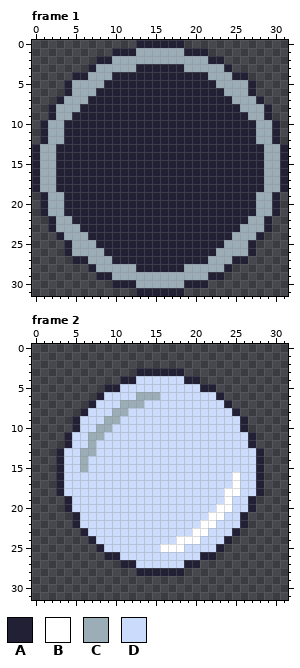
Pixel-art file: sprite/btn.aseprite. Above is the file before it was changed.
32x32 pixels, 2 frames. Shown: frame 1, frame 2.
Palette (. is transparent): A #222034  B #ffffff  C #9badb7  D #cbdbfc
Once edited:
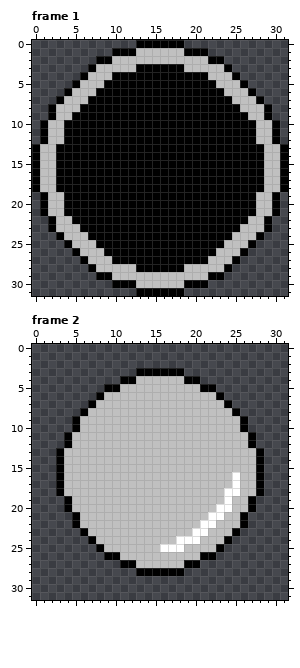
Change:
@@ palette @@
-A #222034
+A #000000
-D #cbdbfc
+D #c0c0c0
--- frame 1, layer "bg"
@@ x 0..31 @@
  0 .............AAAAAA.............
- 1 ..........AAACCCCCCAAA..........
- 2 ........AACCCCCCCCCCCCAA........
- 3 .......ACCCCCAAAAAACCCCCA.......
- 4 .....AACCCAAAAAAAAAAAACCCAA.....
- 5 ....ACCCCAAAAAAAAAAAAAACCCCA....
- 6 ....ACCCAAAAAAAAAAAAAAAACCCA....
- 7 ...ACCCAAAAAAAAAAAAAAAAAACCCA...
- 8 ..ACCCAAAAAAAAAAAAAAAAAAAACCCA..
- 9 ..ACCAAAAAAAAAAAAAAAAAAAAAACCA..
-10 .ACCAAAAAAAAAAAAAAAAAAAAAAAACCA.
-11 .ACCAAAAAAAAAAAAAAAAAAAAAAAACCA.
-12 .ACCAAAAAAAAAAAAAAAAAAAAAAAACCA.
-13 ACCAAAAAAAAAAAAAAAAAAAAAAAAAACCA
-14 ACCAAAAAAAAAAAAAAAAAAAAAAAAAACCA
-15 ACCAAAAAAAAAAAAAAAAAAAAAAAAAACCA
-16 ACCAAAAAAAAAAAAAAAAAAAAAAAAAACCA
-17 ACCAAAAAAAAAAAAAAAAAAAAAAAAAACCA
-18 ACCAAAAAAAAAAAAAAAAAAAAAAAAAACCA
-19 .ACCAAAAAAAAAAAAAAAAAAAAAAAACCA.
-20 .ACCAAAAAAAAAAAAAAAAAAAAAAAACCA.
-21 .ACCAAAAAAAAAAAAAAAAAAAAAAAACCA.
-22 ..ACCAAAAAAAAAAAAAAAAAAAAAACCA..
-23 ..ACCCAAAAAAAAAAAAAAAAAAAACCCA..
-24 ...ACCCAAAAAAAAAAAAAAAAAACCCA...
-25 ....ACCCAAAAAAAAAAAAAAAACCCA....
-26 ....ACCCCAAAAAAAAAAAAAACCCCA....
-27 .....AACCCAAAAAAAAAAAACCCAA.....
-28 .......ACCCCCAAAAAACCCCCA.......
-29 ........AACCCCCCCCCCCCAA........
-30 ..........AAACCCCCCAAA..........
+ 1 ..........AAADDDDDDAAA..........
+ 2 ........AADDDDDDDDDDDDAA........
+ 3 .......ADDDDDAAAAAADDDDDA.......
+ 4 ......ADDDAAAAAAAAAAAADDDA......
+ 5 .....ADDDAAAAAAAAAAAAAADDDA.....
+ 6 ....ADDDAAAAAAAAAAAAAAAADDDA....
+ 7 ...ADDDAAAAAAAAAAAAAAAAAADDDA...
+ 8 ..ADDDAAAAAAAAAAAAAAAAAAAADDDA..
+ 9 ..ADDAAAAAAAAAAAAAAAAAAAAAADDA..
+10 .ADDAAAAAAAAAAAAAAAAAAAAAAAADDA.
+11 .ADDAAAAAAAAAAAAAAAAAAAAAAAADDA.
+12 .ADDAAAAAAAAAAAAAAAAAAAAAAAADDA.
+13 ADDAAAAAAAAAAAAAAAAAAAAAAAAAADDA
+14 ADDAAAAAAAAAAAAAAAAAAAAAAAAAADDA
+15 ADDAAAAAAAAAAAAAAAAAAAAAAAAAADDA
+16 ADDAAAAAAAAAAAAAAAAAAAAAAAAAADDA
+17 ADDAAAAAAAAAAAAAAAAAAAAAAAAAADDA
+18 ADDAAAAAAAAAAAAAAAAAAAAAAAAAADDA
+19 .ADDAAAAAAAAAAAAAAAAAAAAAAAADDA.
+20 .ADDAAAAAAAAAAAAAAAAAAAAAAAADDA.
+21 .ADDAAAAAAAAAAAAAAAAAAAAAAAADDA.
+22 ..ADDAAAAAAAAAAAAAAAAAAAAAADDA..
+23 ..ADDDAAAAAAAAAAAAAAAAAAAADDDA..
+24 ...ADDDAAAAAAAAAAAAAAAAAADDDA...
+25 ....ADDDAAAAAAAAAAAAAAAADDDA....
+26 .....ADDDAAAAAAAAAAAAAADDDA.....
+27 ......ADDDAAAAAAAAAAAADDDA......
+28 .......ADDDDDAAAAAADDDDDA.......
+29 ........AADDDDDDDDDDDDAA........
+30 ..........AAADDDDDDAAA..........
 31 .............AAAAAA.............
--- frame 2, layer "btn"
@@ x 4..17 @@
  5 .....AADDDDDDD
- 6 ....ADDDDCCCDD
- 7 ...ADDDCCCDDDD
- 8 ..ADDDCCDDDDDD
- 9 .ADDDCCDDDDDDD
-10 .ADDCCDDDDDDDD
-11 ADDCCDDDDDDDDD
-12 ADDCDDDDDDDDDD
-13 DDCCDDDDDDDDDD
-14 DDCDDDDDDDDDDD
-15 DDCDDDDDDDDDDD
+ 6 ....ADDDDDDDDD
+ 7 ...ADDDDDDDDDD
+ 8 ..ADDDDDDDDDDD
+ 9 .ADDDDDDDDDDDD
+10 .ADDDDDDDDDDDD
+11 ADDDDDDDDDDDDD
+12 ADDDDDDDDDDDDD
+13 DDDDDDDDDDDDDD
+14 DDDDDDDDDDDDDD
+15 DDDDDDDDDDDDDD
 16 DDDDDDDDDDDDDD
Changed places in both pictures, as pixel boxes (x1, y1, x2, y2):
changed: (32, 40, 288, 296)
changed: (56, 368, 264, 576)
